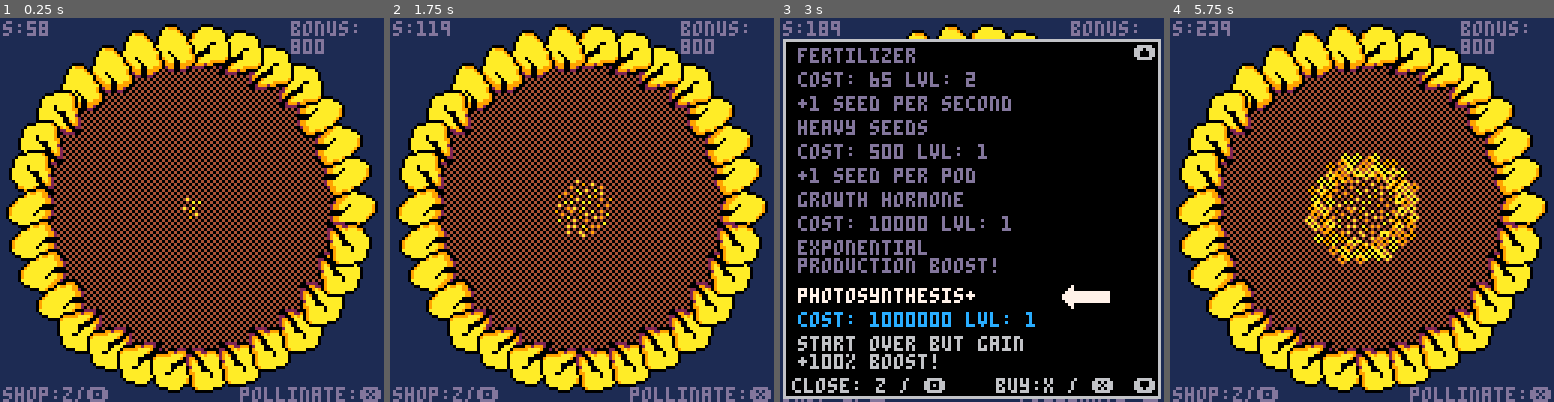
Above: before the commit, frames 1-4 (left to right).
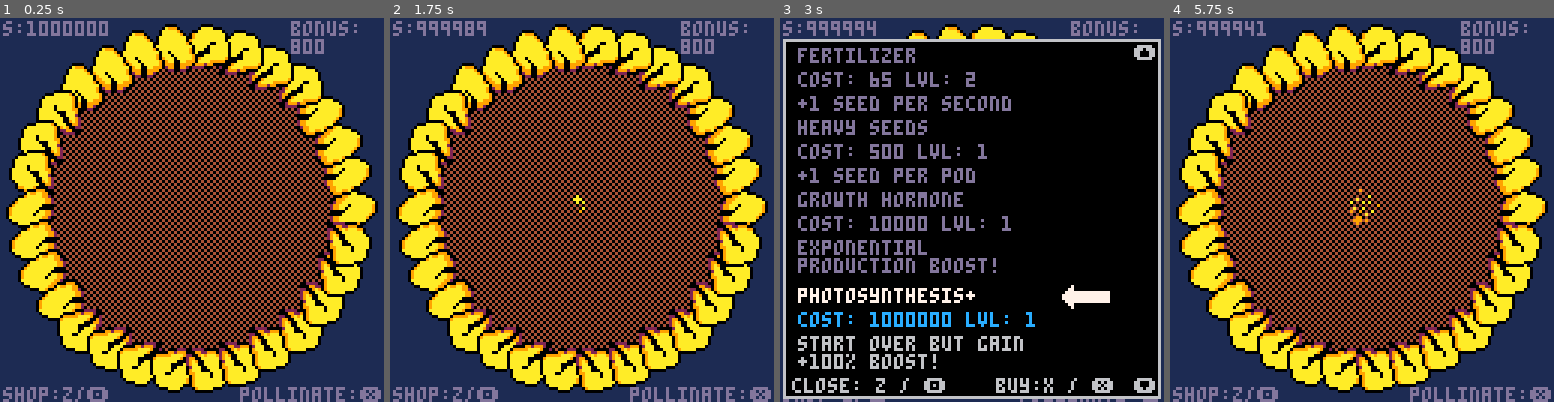
Above: after the commit, the same moments.

Repository: kdiab/carts
Game: PICO-8 cartridge sunflower/sunflower.p8
Same seed, same stepped clock (60 frames per second), same inputs: the game is played once before the commit and once after it.
Inputs:
- Up to frame 1 (0.25 s): no input
- Up to frame 2 (1.75 s): tap X (X key) at 0.33, 1.07 s; tap O (Z key) at 0.7, 1.7 s
- Up to frame 3 (3 s): tap X (X key) at 1.85, 2.97 s; tap O (Z key) at 2.1, 2.5, 2.9 s; hold Up 2.15-2.42 s
- Up to frame 4 (5.75 s): tap O (Z key) every 0.4 s from 3.3 to 5.7 s; hold Down 3.63-3.97 s; tap X (X key) at 4.08, 5.2 s; hold Up 4.73-5.03 s; hold Down from 5.73 s (still down)

The runs differ from the first frame. In frame 1, 0.5% of the frame differs, in the area x 7-53%, y 0-53%; in frame 2, 0.7%; in frame 3, 0.3%; in frame 4, 3.0%, in the area x 7-65%, y 0-65%.

Commit message:
particles, particles, particles, menu fix

Diff:
--- a/sunflower/sunflower.p8
+++ b/sunflower/sunflower.p8
@@ -10,6 +10,7 @@
 		palt(15,true)
 		init_sunflower()
 		init_upgrades()
+		init_particles()
 		if debug then
 				init_dbg()
 		end
@@ -141,12 +142,17 @@
 function biglt(a, b)
   return biggt(b, a)
 end
+
+function biggte(a, b)
+  return not biglt(a, b)
+end
 -->8
 --update & draw
 
 function _update()
 		update_menu()
 		update_sunflower()
+		update_particles()
 		if debug then
 				update_dbg()
 		end
@@ -155,6 +161,7 @@
 function _draw()
 		cls(1)
 		draw_sunflower()
+		draw_particles()
 		draw_menu()
 		if debug then
 				draw_dbg()
@@ -190,7 +197,7 @@
 		if i >= 1080 then
 				i = 0
 				counter += 1
-				stringadd(total_seeds,bonus)
+				total_seeds = stringadd(total_seeds,bonus)
 				bonus = stringmul("800",tostr(counter))
 				seeds = {}
 		end
@@ -222,7 +229,7 @@
   local scale = 1.3
   local s = 0
 
-  if i == 91 then  -- calculate offset once at transition
+  if i == 91 then
     transition_offset = 1.2 * sqrt(90) - 1.9 * sqrt(91)
   end
 
@@ -237,6 +244,7 @@
   local y = center_y + sin(angle) * distance
   local c = flr(rnd(2) + 9)
   add(seeds, {x=x,y=y,s=s,c=c})
+  spawn_particles(x,y)
   i += 1
 end
 
@@ -306,7 +314,7 @@
 						y=y+48,
 						upgrade="growth hormone",
 						cost="10000",
-						cost_mult="25000",
+						cost_mult="3",
 						desc="exponential \nproduction boost!",
 						m=32000,
 						lvl=growth_hormone
@@ -320,8 +328,7 @@
 						desc="start over but gain \n+100% boost!",
 						m=32000,
 						lvl=photosynthesis
-				},
-
+				}
 		}
 end
 
@@ -355,6 +362,7 @@
 		local active_c = 12
 		local active_d = 6
 		local inactive = 13
+		local max_c = 9
 		if menu then
 				rectfill(x1,y1,x2,y2,0)
 				rect(x1,y1,x2,y2,6)
@@ -365,11 +373,19 @@
 						local u = upgrades[i]
 						if active == i then
 								print(u.upgrade,u.x,u.y,active_u)
-								print("cost: "..u.cost.." lvl: "..u.lvl,u.x,u.y+8,active_c)
+								if u.m == u.lvl then
+										print("lvl: "..u.lvl.." max.",u.x,u.y+8,max_c)
+								else
+										print("cost: "..u.cost.." lvl: "..u.lvl,u.x,u.y+8,active_c)
+								end
 								print(u.desc,u.x,u.y+16,active_d)
 						else
 								print(u.upgrade,u.x,u.y,inactive)
-								print("cost: "..u.cost.." lvl: "..u.lvl,u.x,u.y+8,inactive)
+								if u.m == u.lvl then
+										print("lvl: "..u.lvl.." max.",u.x,u.y+8,inactive)
+								else
+										print("cost: "..u.cost.." lvl: "..u.lvl,u.x,u.y+8,inactive)
+								end
 								print(u.desc,u.x,u.y+16,inactive)
 						end
 				end
@@ -385,21 +401,251 @@
 end
 
 function buy_upgrade(u)
-  if biggt(total_seeds, u.cost) then
+		if u.m == u.lvl then
+				return
+		end
+  if biggte(total_seeds, u.cost) then
     total_seeds = stringsub(total_seeds, u.cost)
-    u.cost = stringadd(u.cost, u.cost_mult)
   		u.lvl += 1
   		if u.upgrade == "fertilizer" then
       fertilizer += 1
+      u.cost = stringadd(u.cost, u.cost_mult)
     elseif u.upgrade == "heavy seeds" then
       heavy_seeds += 1
+      u.cost = stringadd(u.cost, u.cost_mult)
     elseif u.upgrade == "growth hormone" then
       growth_hormone += 1
-    end
-  end
+      u.cost = stringmul(u.cost, u.cost_mult)
+    elseif u.upgrade == "photosynthesis+" then
+      photosynthesis += 1
+      newgame_plus()
+    end
+  end
+end
+
+function newgame_plus()
+		seeds = {}
+		particles = {}
+		active = 1
+		menu = false
+		i=0
+		total_seeds = "50"
+		timer = 0
+		fertilizer=1
+		heavy_seeds=1
+		growth_hormone=1
+		bonus = "800"
+		counter = 1
+		reset_upgrades()
+		start_bloom_animation()
+end
+
+function reset_upgrades()
+		local x=6
+		local y=10
+		upgrades = {
+				{
+						x=x,
+						y=y,
+						upgrade="fertilizer",
+						cost="15",
+						cost_mult="50",
+						desc="+1 seed per second",
+						m=30,
+						lvl=fertilizer
+				},
+				{
+						x=x,
+						y=y+24,
+						cost="500",
+						cost_mult="1000",
+						upgrade="heavy seeds",
+						desc="+1 seed per pod",
+						m=50,
+						lvl=heavy_seeds
+				},
+				{
+						x=x,
+						y=y+48,
+						upgrade="growth hormone",
+						cost="10000",
+						cost_mult="3",
+						desc="exponential \nproduction boost!",
+						m=32000,
+						lvl=growth_hormone
+				},
+				{
+						x=x,
+						y=y+80,
+						upgrade="photosynthesis+",
+						cost="1000000",
+						cost_mult = 0,
+						desc="start over but gain \n+100% boost!",
+						m=32000,
+						lvl=photosynthesis
+				}
+		}
 end
 -->8
-
+--particles
+function init_particles()
+  particles = {}
+  fall_particles = {}
+  falling = false
+  bloom_particles = {}
+  blooming = false
+end
+
+function init_fall_particles()
+
+end
+
+function update_particles()
+		update_seed_particles()
+  update_fall_particles()
+  update_bloom_particles()
+end
+
+function draw_particles()
+		draw_seed_particles()
+		draw_fall_particles()
+		draw_bloom_particles()
+end
+
+function spawn_particles(x, y)
+  for i = 1, 1 do
+    add(particles, {
+      x = x,
+      y = y,
+      vx = rnd(2) - 1,
+      vy = rnd(2) - 1,
+      life = 15,
+      c = flr(rnd(2) + 9)
+    })
+  end
+end
+
+function start_fall_animation()
+  falling = true
+  fall_particles = {}
+
+  for i = 1, 500 do
+    add(fall_particles, {
+      x = rnd(128),
+      y = rnd(0),
+      vy = 1 + rnd(2),
+      c = flr(rnd(2) + 9),
+      s = flr(rnd(2))
+    })
+  end
+end
+
+function start_bloom_animation()
+  blooming = true
+  bloom_particles = {}
+
+  local center_x = 63
+  local center_y = 63
+
+  for i = 1, 1000 do
+    local angle = rnd(1)
+    local speed = 1 + rnd(7)
+
+    add(bloom_particles, {
+      x = center_x,
+      y = center_y,
+      vx = cos(angle) * speed,
+      vy = sin(angle) * speed,
+      life = 30 + rnd(20),
+      c = flr(rnd(3) + 8),
+      s = 1
+    })
+  end
+end
+
+function update_bloom_particles()
+  if blooming then
+    for p in all(bloom_particles) do
+      p.x += p.vx
+      p.y += p.vy
+      p.vx *= 0.95
+      p.vy *= 0.95
+      p.life -= 1
+
+      if p.life <= 0 then
+        del(bloom_particles, p)
+      end
+    end
+
+    if #bloom_particles == 0 then
+      blooming = false
+    end
+  end
+end
+
+
+function update_fall_particles()
+  if falling then
+    for p in all(fall_particles) do
+      p.y += p.vy
+      p.vy += 0.01
+      p.x += sin(p.y / 2)
+      if p.y > 128 then
+        del(fall_particles, p)
+      end
+    end
+
+    if #fall_particles == 0 then
+      falling = false
+    end
+  end
+end
+
+function update_seed_particles()
+  for p in all(particles) do
+    p.x += p.vx
+    p.y += p.vy
+    p.life -= 1
+
+    p.vx *= 0.9
+    p.vy *= 0.9
+    --  p.vy += 0.1
+    --  p.vy -= 0.05
+    if p.life <= 0 then
+      del(particles, p)
+    end
+  end
+end
+
+function draw_seed_particles()
+  for p in all(particles) do
+    if p.life > 5 then
+      circfill(p.x, p.y, 1, p.c)
+    else
+      pset(p.x, p.y, p.c)
+    end
+  end
+end
+
+function draw_bloom_particles()
+  if blooming then
+    for p in all(bloom_particles) do
+      if p.life > 10 then
+        circfill(p.x, p.y, p.s, p.c)
+      else
+        pset(p.x, p.y, p.c)
+      end
+    end
+  end
+end
+
+function draw_fall_particles()
+  if falling then
+    for p in all(fall_particles) do
+      circfill(p.x, p.y, p.s, p.c)
+    end
+  end
+end
 -->8
 
 -->8
@@ -409,10 +655,11 @@
 --				spawn_seed()
 --		end
 --juice it
-		fertilizer=30
+		fertilizer=1
 		heavy_seeds=1
 		growth_hormone=1
 		photosynthesis=1
+		total_seeds = "1000000"
 end
 
 function update_dbg()
